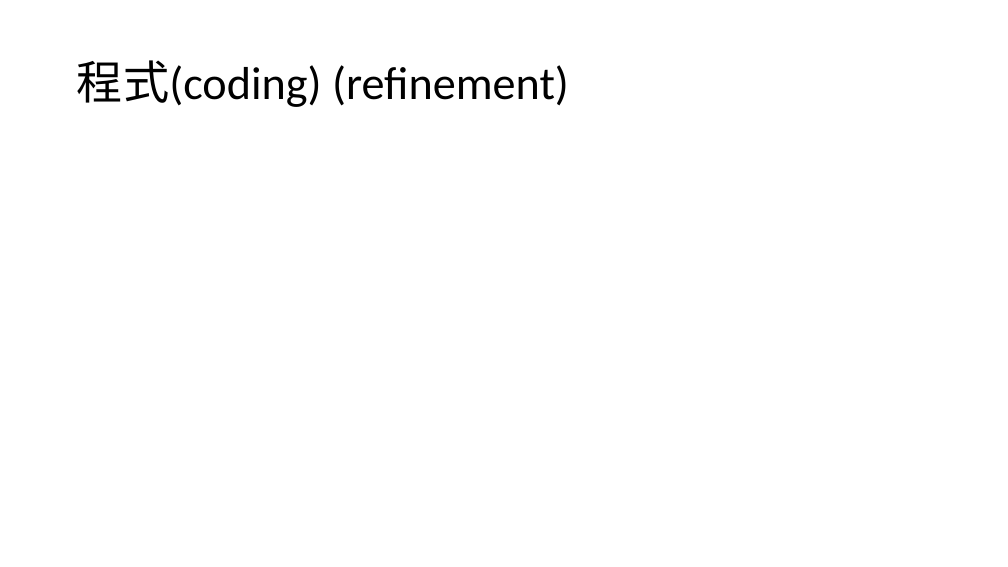
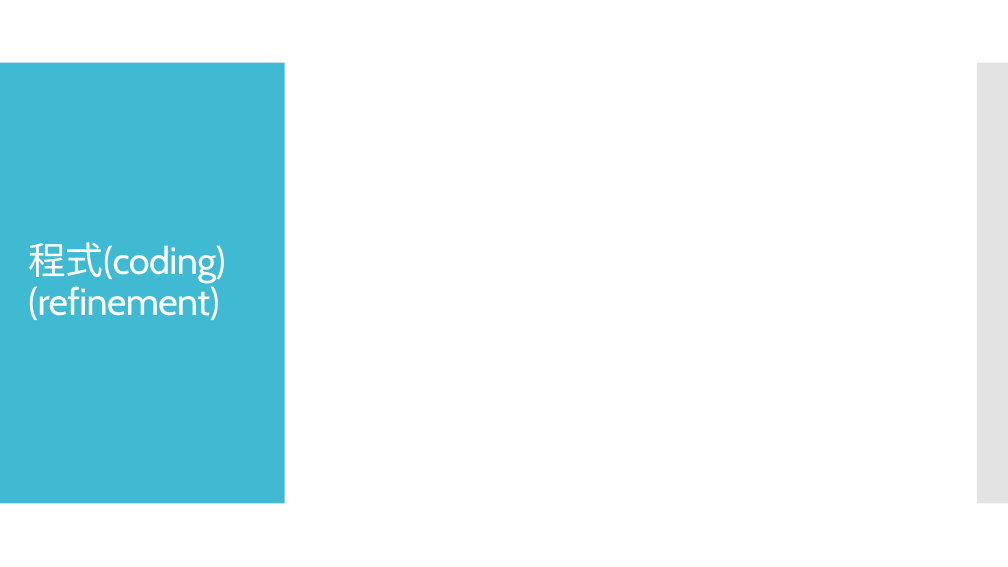
Before and after one commit to BBS86x1023/FPGA-simple-TPU, a slide deck: slide 28 of FPGA Final Project.pptx (slide 27 before the commit). Drawn at 1008x567 pixels with LibreOffice and Linux fonts; fonts in the diff are those of the drawing. Boxes give left, top, right and bottom in pixels: in the first picture for what was removed or moved away, otherwise in the second. Text is boxed around its words. In the diff, an @@ line names an element or a change of style, - is before the commit and + after.

```diff
--- a/FPGA Final Project.pptx
+++ b/FPGA Final Project.pptx
@@ rectangle added at box(0, 63, 285, 504), fill #40BAD2 @@
@@ rectangle added at box(977, 63, 1008, 504), fill #C8C8C8 at 50% opacity @@
@@ title "程式(coding) (refinement)": place and size @@
-title "程式(coding) (refinement)" at box(77, 60, 569, 107)
+title "程式(coding) (refinement)" at box(28, 242, 225, 320)
@@ title "程式(coding) (refinement)" at box(28, 242, 225, 320): size 44 to 36 pt, font Calibri to Cabin, text colour #000000 to #FFFFFF, letter spacing 0 to -0.6 pt @@
```
Also in this commit, not shown: 20 other slides changed, 8 slides added, 7 slides removed.
